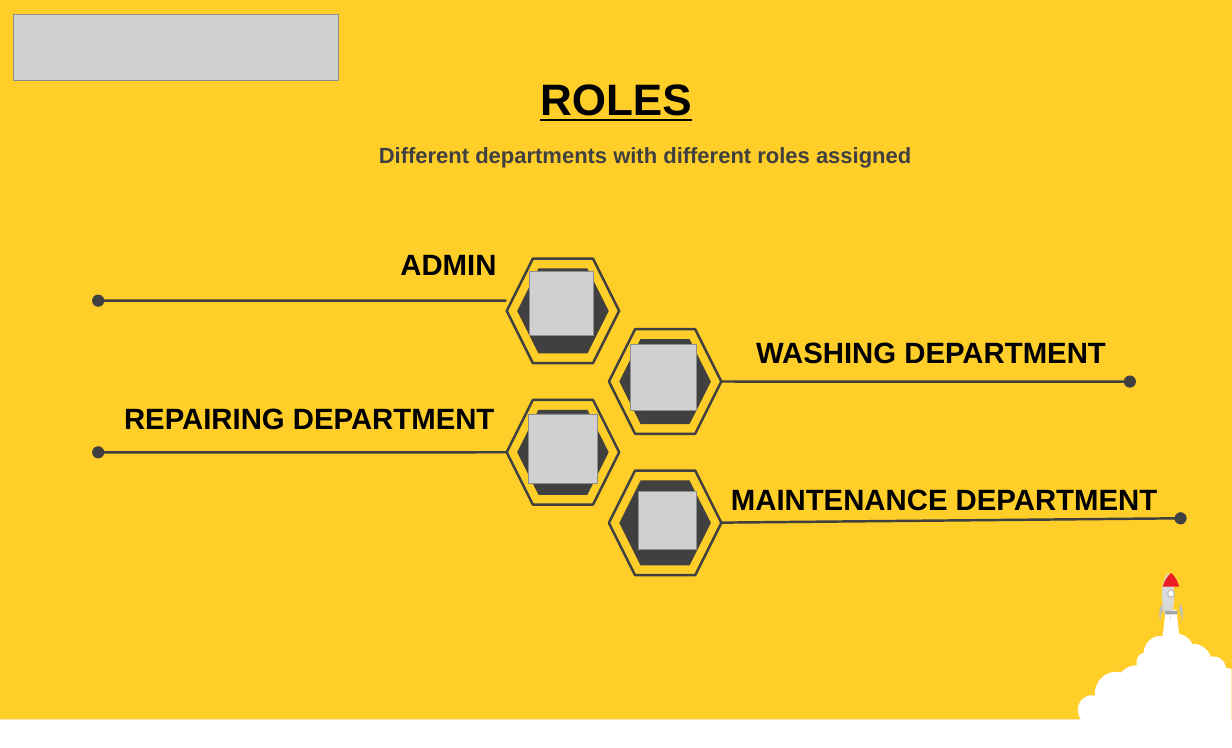
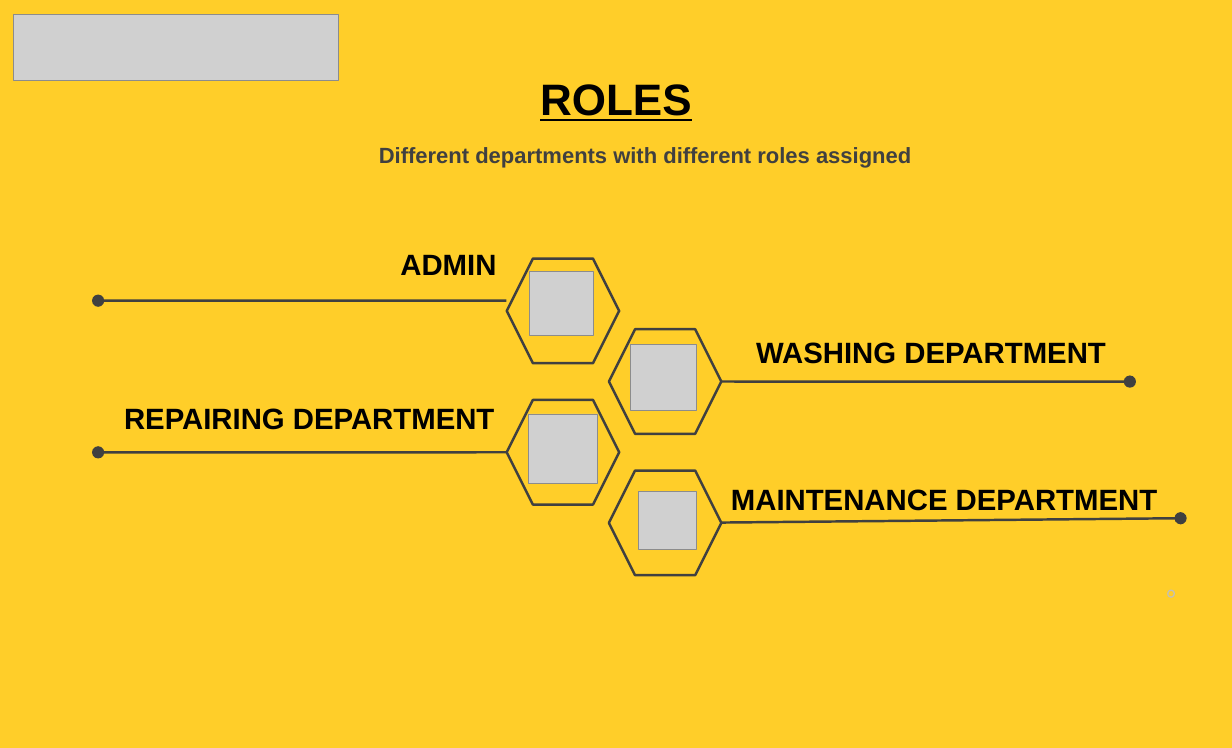
Before and after one commit to RahulSingh0001/Documentation, a slide deck: slide 7 of DIGIGARAGE.odp. Drawn at 1232x748 pixels with LibreOffice and Linux fonts; fonts in the diff are those of the drawing; grey boxes stand for pictures. Boxes give left, top, right and bottom in pixels: in the first picture for what was removed or moved away, otherwise in the second. Text is boxed around its words. In the diff, an @@ line names an element or a change of style, - is before the commit and + after.

```diff
--- a/DIGIGARAGE.odp
+++ b/DIGIGARAGE.odp
@@ hexagon removed at (517, 268, 609, 354) @@
@@ hexagon removed at (620, 339, 711, 424) @@
@@ hexagon removed at (517, 410, 609, 495) @@
@@ fill #FFCE29 to none in 4 elements at (507, 259, 620, 363), (609, 329, 722, 434), (507, 400, 620, 504), (609, 471, 722, 576) @@
@@ hexagon removed at (620, 480, 711, 566) @@
@@ ellipse at (1168, 590, 1174, 598): fill #FFFFFF to none @@
@@ group removed at (1078, 573, 1232, 745): 6 freeform shapes, 1 rectangle @@
@@ rectangle removed at (0, 719, 1232, 748) @@
```
Also in this commit, not shown: 12 other slides changed, 27 slides added, 12 slides removed.
